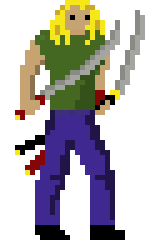
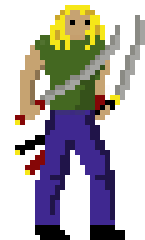
Before/after of a 145×240 layered artwork. What changed in the layer stack:
hid "Layer 3" over [15, 0, 145, 125]
showed "Layer 1" over [15, 5, 145, 125]
